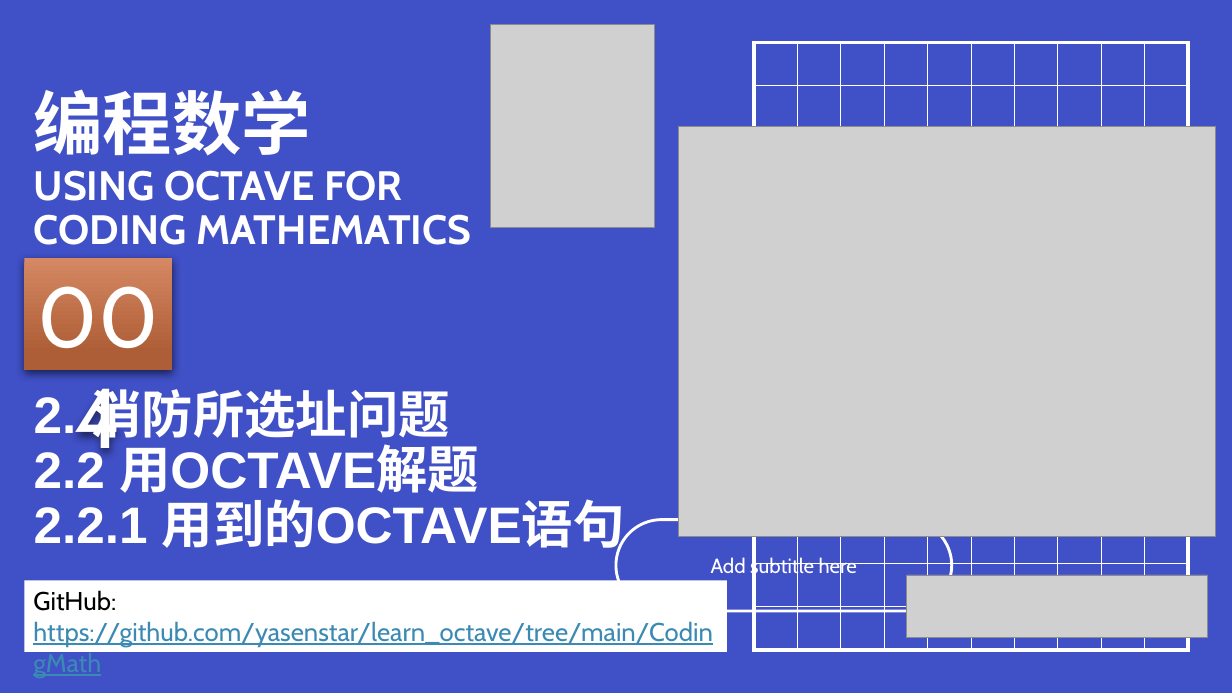
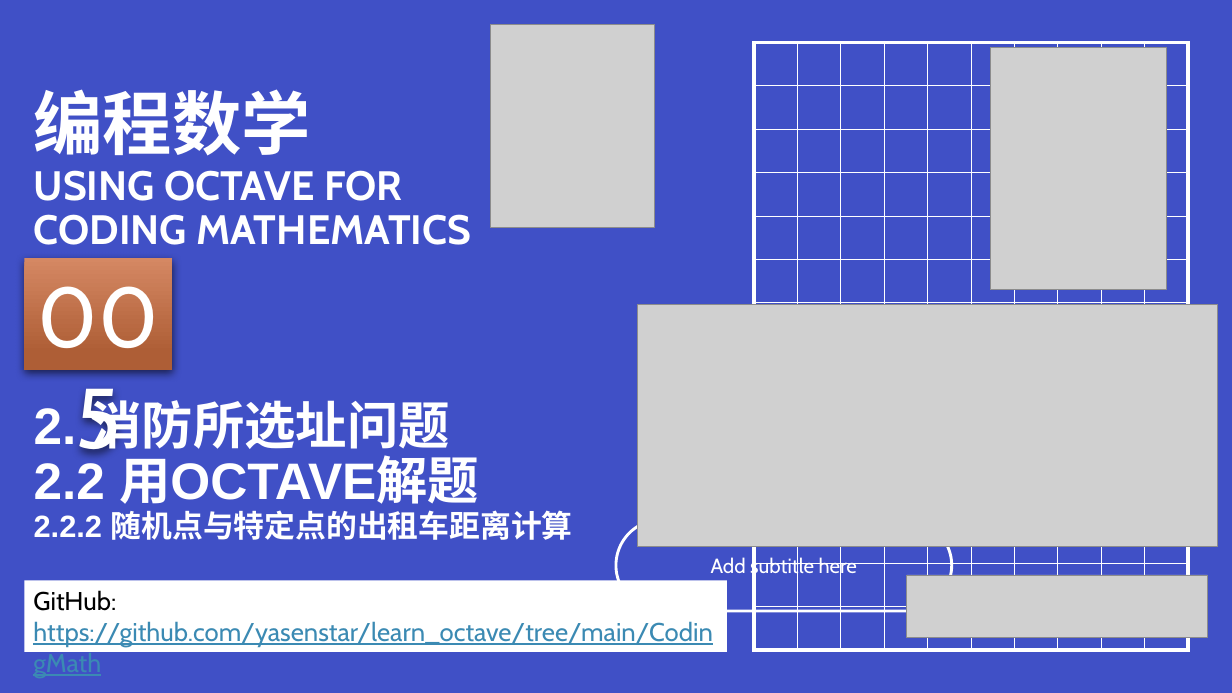
Before and after one commit to yasenstar/learn_octave, a slide deck: slide 6 of CodingMath/codingmath-covers.pptx (slide 5 before the commit). Drawn at 1232x693 pixels with LibreOffice and Linux fonts; fonts in the diff are those of the drawing; grey boxes stand for pictures. Boxes give left, top, right and bottom in pixels: in the first picture for what was removed or moved away, otherwise in the second. Text is boxed around its words. In the diff, an @@ line names an element or a change of style, - is before the commit and + after.

```diff
--- a/CodingMath/codingmath-covers.pptx
+++ b/CodingMath/codingmath-covers.pptx
@@ picture added at (991, 48, 1167, 290) @@
@@ picture: place and size @@
-picture at (678, 126, 1215, 536)
+picture at (638, 304, 1218, 546)
@@ text at (34, 510, 573, 540): text changed; size 40 to 24 pt @@
-2.2.1 用到的OCTAVE语句
+2.2.2 随机点与特定点的出租车距离计算
```
Also in this commit, not shown: 1 slide added, 10 other files.
